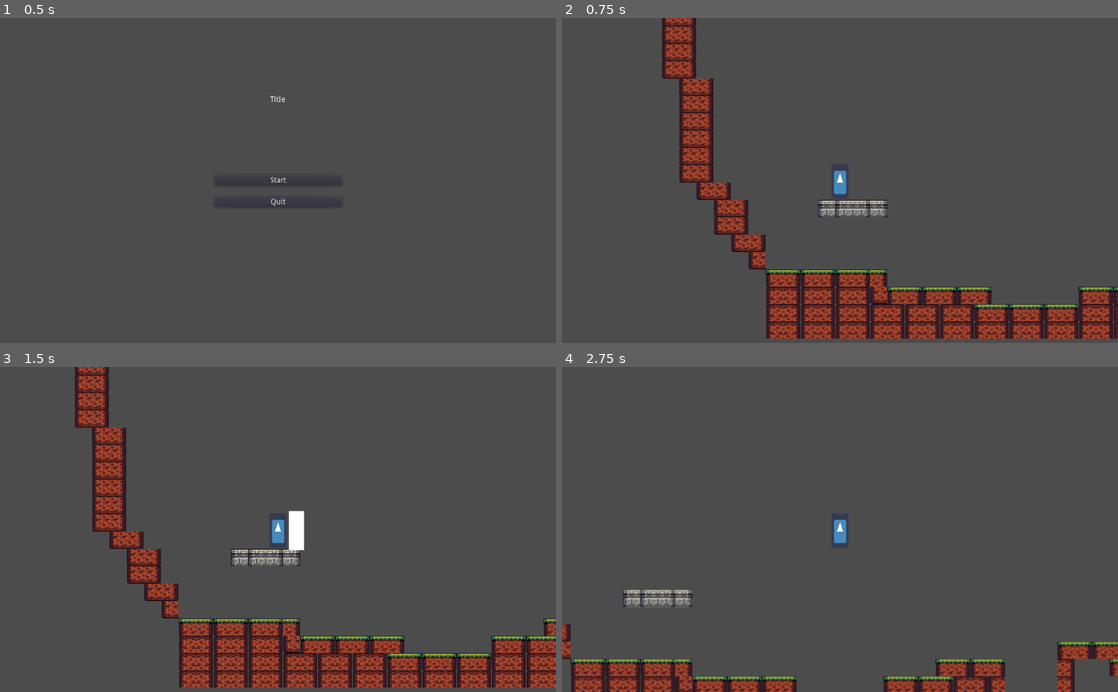
Above: before the commit, frames 1-4 (two rows, left to right).
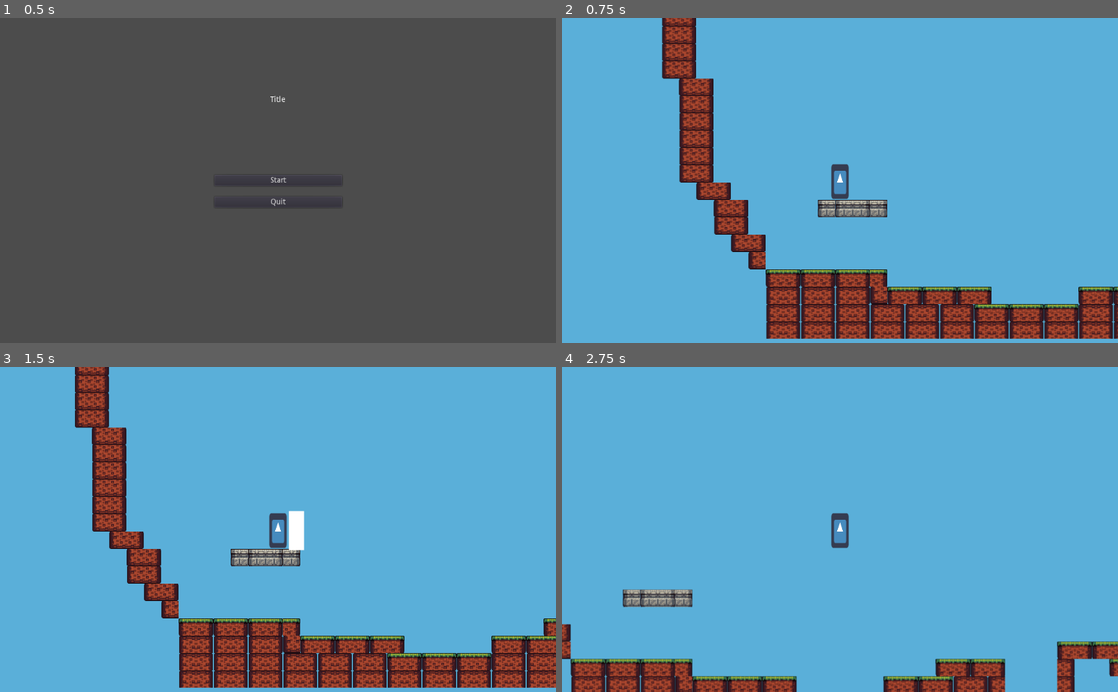
Above: after the commit, the same moments.

Repository: JacobMundy/06-Final-Project
Game: Godot game, scene res://Main Menu.tscn .tscn
The game is run twice, just before and just after one commit, with the same random seed, the same clock (stepped at 60 frames per second) and the same inputs. The engine's default icon, where the game draws it, is replaced by a stand-in: a white triangle on a blue panel in a dark square.
Inputs:
- Up to frame 1 (0.5 s): no input
- Up to frame 2 (0.75 s): click "Start" at 0.5 s
- Up to frame 3 (1.5 s): tap Enter at 1.25 s; hold D (Right) from 1.28 s (still down); tap J (Attack) at 1.35 s
- Up to frame 4 (2.75 s): keep holding D (Right); tap W (Jump) at 1.52, 2.27 s; tap K (Shoot) at 2.1 s

Frame 1 is identical in both runs. In frame 2, 84% of the frame differs, in the area x 0-100%, y 0-100%; in frame 3, 83%; in frame 4, 93%.

Commit message:
Changed Background to Blue

Diff:
--- a/Game/Levels/Level_1.tscn
+++ b/Game/Levels/Level_1.tscn
@@ -245,9 +245,16 @@
 [node name="Game" type="Node2D"]
 
 [node name="Background" type="TileMap" parent="."]
-modulate = Color( 0.152941, 0.635294, 0.215686, 1 )
-tile_set = SubResource( 2 )
-format = 1
+modulate = Color( 0.356863, 0.690196, 0.854902, 1 )
+tile_set = SubResource( 2 )
+format = 1
+tile_data = PoolIntArray( 2031869, 1, 0 )
+
+[node name="ColorRect" type="ColorRect" parent="Background"]
+margin_left = -2989.0
+margin_top = -3193.0
+margin_right = 12635.0
+margin_bottom = 4289.0
 
 [node name="World" type="TileMap" parent="."]
 tile_set = SubResource( 2 )
--- a/Game/Levels/Level_2.tscn
+++ b/Game/Levels/Level_2.tscn
@@ -128,6 +128,13 @@
 
 [node name="Game" type="Node2D"]
 
+[node name="Sky" type="ColorRect" parent="."]
+margin_left = -4253.0
+margin_top = -1480.0
+margin_right = 7348.0
+margin_bottom = 1679.0
+color = Color( 0.356863, 0.690196, 0.854902, 1 )
+
 [node name="World" type="TileMap" parent="."]
 tile_set = SubResource( 2 )
 collision_layer = 3
@@ -139,10 +146,6 @@
 tile_set = SubResource( 8 )
 format = 1
 tile_data = PoolIntArray( -262144, 0, 0, -262143, 536870912, 0, -262142, 0, 0, -262141, 536870912, 0, -7, 0, 0, -6, 536 …(1204 unchanged characters)…
-
-[node name="Player_Container" type="Node2D" parent="."]
-position = Vector2( -136, -332 )
-script = ExtResource( 3 )
 
 [node name="Arrow_Container" type="Node2D" parent="."]
 script = SubResource( 3 )
@@ -158,6 +161,10 @@
 [node name="CollisionPolygon2D" type="CollisionPolygon2D" parent="Killbox"]
 polygon = PoolVector2Array( -3989, 988, 4304, 937, 4298, 1496, -4077, 1560, -4090, 976 )
 
+[node name="Player_Container" type="Node2D" parent="."]
+position = Vector2( -136, -332 )
+script = ExtResource( 3 )
+
 [node name="Navigation2D" type="Navigation2D" parent="."]
 
 [node name="NavigationPolygonInstance" type="NavigationPolygonInstance" parent="Navigation2D"]
